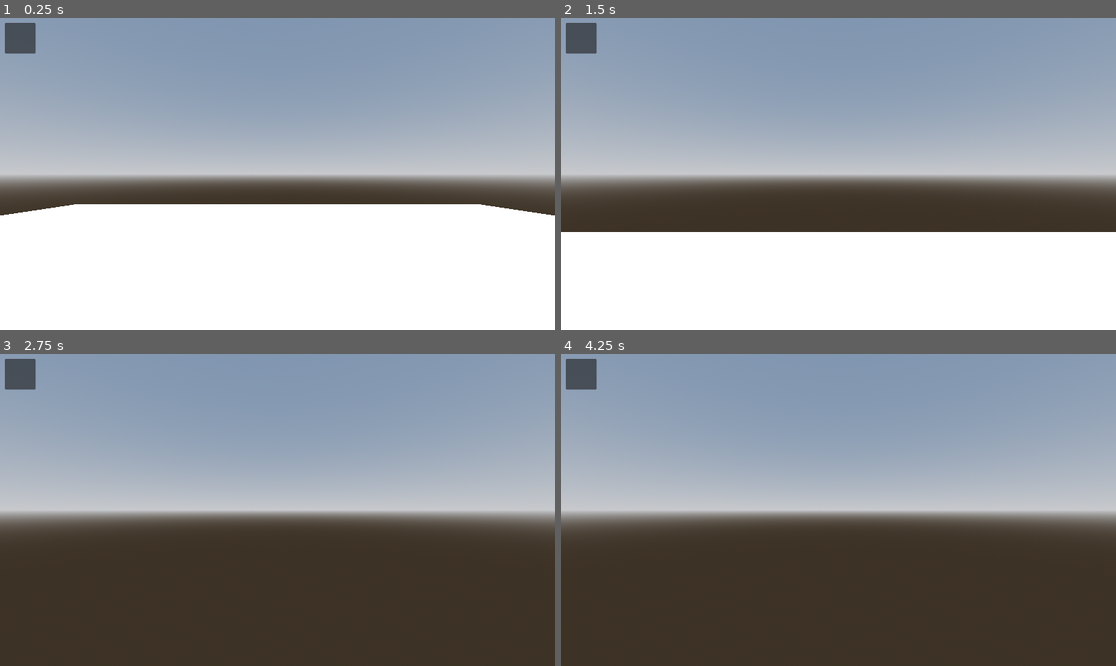
Above: before the commit, frames 1-4 (two rows, left to right).
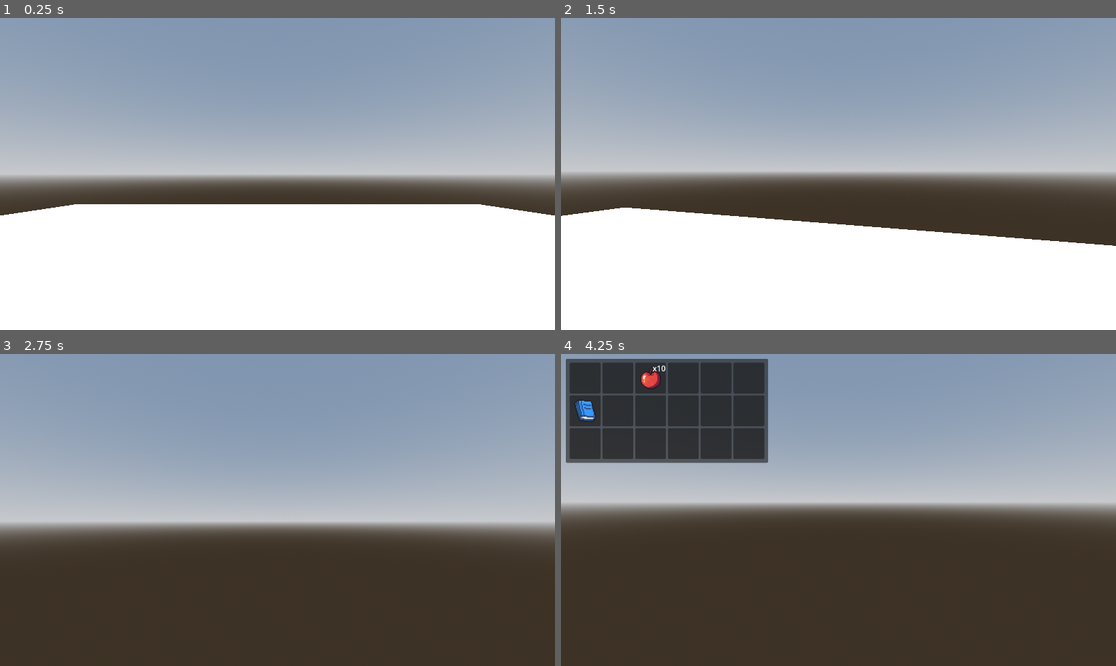
Above: after the commit, the same moments.

Repository: CungSao/InventorySystem
Game: Godot game, scene res://main.tscn
The game is run twice, just before and just after one commit, with the same random seed, the same clock (stepped at 60 frames per second) and the same inputs.
Inputs (mouse positions are in pixels of both pictures, inside the frame that each line leads up to):
- Up to frame 1 (0.25 s): no input
- Up to frame 2 (1.5 s): tap Enter (ui_accept) at 0.5, 0.77 s; move the mouse to (866, 174) at 0.52 s; hold Up (ui_up) from 0.53 s (still down); click (866, 174) at 0.67 s; move the mouse to (810, 174) at 1.27 s; click (810, 174) at 1.42 s
- Up to frame 3 (2.75 s): keep holding Up (ui_up); tap Enter (ui_accept) at 1.52 s; move the mouse to (288, 503) at 2.02 s; click (288, 503) at 2.17 s
- Up to frame 4 (4.25 s): keep holding Up (ui_up); tap Enter (ui_accept) at 2.75, 3.02, 3.5, 3.77 s; move the mouse to (832, 516) at 2.77 s; click (832, 516) at 2.92 s; move the mouse to (877, 513) at 3.52 s; click (877, 513) at 3.67 s; tap Tab (inventory, bound only after the commit) at 4.15 s

The runs differ from the first frame. In frame 1, 0.5% of the frame differs, in the area x 0-7%, y 1-12%; in frame 2, 6.9%; in frame 3, 8.0%; in frame 4, 18%, in the area x 0-100%, y 1-56%.
Error before the commit: Invalid call. Nonexistent function 'set_player_invetory_data' in base 'Control'. (res://main.gd:7)

Commit message:
Slot Clicked Signal

Diff:
--- a/Player.gd
+++ b/Player.gd
@@ -1,4 +1,6 @@
 extends CharacterBody3D
+
+signal toggle_inventory()
 
 @export var inventory_data:InventoryData
 
@@ -23,6 +25,8 @@
 	if Input.is_action_just_pressed("ui_cancel"):
 		get_tree().quit()
 
+	if Input.is_action_just_pressed("inventory"):
+		toggle_inventory.emit()
 
 func _physics_process(delta: float) -> void:
 	# Add the gravity.
--- /dev/null
+++ b/inventory/InventoryInterface.gd
@@ -0,0 +1,6 @@
+extends Control
+
+@onready var player_inventory = $PlayerInventory
+
+func set_player_invetory_data(inventory_data:InventoryData):
+	player_inventory.set_inventory_data(inventory_data)
--- a/inventory/inventory.gd
+++ b/inventory/inventory.gd
@@ -8,14 +8,19 @@
 	#const TEST_INV = preload("res://test_inv.tres")
 	#populate_item_grid(TEST_INV.slot_datas)
 
-func populate_item_grid(slot_datas:Array[SlotData]):
-	if item_grid.get_children() != []:
-		for child in item_grid.get_children():
-			child.queue_free()
+func set_inventory_data(inventory_data:InventoryData):
+	populate_item_grid(inventory_data)
 
-	for slot_data in slot_datas:
+func populate_item_grid(inventory_data:InventoryData):
+	for child in item_grid.get_children():
+		print("a")
+		child.queue_free()
+
+	for slot_data in inventory_data.slot_datas:
 		var slot = SLOT.instantiate()
 		item_grid.add_child(slot)
 
+		slot.slot_clicked.connect(inventory_data.on_slot_clicked)
+
 		if slot_data:
 			slot.set_slot_data(slot_data)
--- a/inventory/inventory_data.gd
+++ b/inventory/inventory_data.gd
@@ -1,3 +1,6 @@
 class_name InventoryData extends Resource
 
 @export var slot_datas:Array[SlotData]
+
+func on_slot_clicked(index:int, button:int):
+	print("inv")
--- a/inventory/slot.gd
+++ b/inventory/slot.gd
@@ -1,7 +1,10 @@
 extends PanelContainer
+
+signal slot_clicked(index:int, button:int)
 
 @onready var texture_rect = $MarginContainer/TextureRect
 @onready var quantity = $Quantity
+
 
 func set_slot_data(slot_data:SlotData):
 	var item_data = slot_data.item_data
@@ -11,3 +14,10 @@
 	if slot_data.quantity > 1:
 		quantity.text = "x%s" % slot_data.quantity
 		quantity.show()
+
+
+func _on_gui_input(event:InputEvent):
+	if (event is InputEventMouseButton
+	and (event.button_index == MOUSE_BUTTON_RIGHT or event.button_index == MOUSE_BUTTON_LEFT)
+	and event.pressed ):
+		slot_clicked.emit(get_index(), event.button_index)
--- a/inventory/slot.tscn
+++ b/inventory/slot.tscn
@@ -26,3 +26,5 @@
 size_flags_horizontal = 8
 size_flags_vertical = 0
 text = "x99"
+
+[connection signal="gui_input" from="." to="." method="_on_gui_input"]
--- a/main.gd
+++ b/main.gd
@@ -4,4 +4,14 @@
 @onready var inventory_interface = $UI/InventoryInterface
 
 func _ready():
+	player.toggle_inventory.connect(toggle_inventory_interface)
 	inventory_interface.set_player_invetory_data(player.inventory_data)
+
+
+func toggle_inventory_interface():
+	inventory_interface.visible = not inventory_interface.visible
+
+	if inventory_interface.visible:
+		Input.mouse_mode = Input.MOUSE_MODE_VISIBLE
+	else:
+		Input.mouse_mode = Input.MOUSE_MODE_CAPTURED
--- a/main.tscn
+++ b/main.tscn
@@ -1,9 +1,10 @@
-[gd_scene load_steps=10 format=3 uid="uid://c4pngr7ad0hjv"]
+[gd_scene load_steps=11 format=3 uid="uid://c4pngr7ad0hjv"]
 
 [ext_resource type="PackedScene" uid="uid://dbmp84630wnf2" path="res://Player.tscn" id="1_hc41y"]
 [ext_resource type="Script" path="res://main.gd" id="1_nj572"]
 [ext_resource type="PackedScene" uid="uid://g88toh8cecoo" path="res://inventory/inventory.tscn" id="2_4lcy2"]
 [ext_resource type="Resource" uid="uid://bsinxtn8wyb8k" path="res://test_inv.tres" id="2_wdbwu"]
+[ext_resource type="Script" path="res://inventory/InventoryInterface.gd" id="4_0uaar"]
 
 [sub_resource type="ProceduralSkyMaterial" id="ProceduralSkyMaterial_lef01"]
 sky_horizon_color = Color(0.64625, 0.65575, 0.67075, 1)
@@ -47,12 +48,14 @@
 [node name="UI" type="CanvasLayer" parent="."]
 
 [node name="InventoryInterface" type="Control" parent="UI"]
+visible = false
 layout_mode = 3
 anchors_preset = 15
 anchor_right = 1.0
 anchor_bottom = 1.0
 grow_horizontal = 2
 grow_vertical = 2
+script = ExtResource("4_0uaar")
 
 [node name="PlayerInventory" parent="UI/InventoryInterface" instance=ExtResource("2_4lcy2")]
 layout_mode = 0
--- a/project.godot
+++ b/project.godot
@@ -15,6 +15,46 @@
 config/features=PackedStringArray("4.2", "GL Compatibility")
 config/icon="res://icon.svg"
 
+[input]
+
+ui_left={
+"deadzone": 0.5,
+"events": [Object(InputEventKey,"resource_local_to_scene":false,"resource_name":"","device":0,"window_id":0,"alt_pressed":false,"shift_pressed":false,"ctrl_pressed":false,"meta_pressed":false,"pressed":false,"keycode":4194319,"physical_keycode":0,"key_label":0,"unicode":0,"echo":false,"script":null)
+, Object(InputEventJoypadButton,"resource_local_to_scene":false,"resource_name":"","device":0,"button_index":13,"pressure":0.0,"pressed":false,"script":null)
+, Object(InputEventJoypadMotion,"resource_local_to_scene":false,"resource_name":"","device":0,"axis":0,"axis_value":-1.0,"script":null)
+, Object(InputEventKey,"resource_local_to_scene":false,"resource_name":"","device":-1,"window_id":0,"alt_pressed":false,"shift_pressed":false,"ctrl_pressed":false,"meta_pressed":false,"pressed":false,"keycode":0,"physical_keycode":65,"key_label":0,"unicode":97,"echo":false,"script":null)
+]
+}
+ui_right={
+"deadzone": 0.5,
+"events": [Object(InputEventKey,"resource_local_to_scene":false,"resource_name":"","device":0,"window_id":0,"alt_pressed":false,"shift_pressed":false,"ctrl_pressed":false,"meta_pressed":false,"pressed":false,"keycode":4194321,"physical_keycode":0,"key_label":0,"unicode":0,"echo":false,"script":null)
+, Object(InputEventJoypadButton,"resource_local_to_scene":false,"resource_name":"","device":0,"button_index":14,"pressure":0.0,"pressed":false,"script":null)
+, Object(InputEventJoypadMotion,"resource_local_to_scene":false,"resource_name":"","device":0,"axis":0,"axis_value":1.0,"script":null)
+, Object(InputEventKey,"resource_local_to_scene":false,"resource_name":"","device":-1,"window_id":0,"alt_pressed":false,"shift_pressed":false,"ctrl_pressed":false,"meta_pressed":false,"pressed":false,"keycode":0,"physical_keycode":68,"key_label":0,"unicode":100,"echo":false,"script":null)
+]
+}
+ui_up={
+"deadzone": 0.5,
+"events": [Object(InputEventKey,"resource_local_to_scene":false,"resource_name":"","device":0,"window_id":0,"alt_pressed":false,"shift_pressed":false,"ctrl_pressed":false,"meta_pressed":false,"pressed":false,"keycode":4194320,"physical_keycode":0,"key_label":0,"unicode":0,"echo":false,"script":null)
+, Object(InputEventJoypadButton,"resource_local_to_scene":false,"resource_name":"","device":0,"button_index":11,"pressure":0.0,"pressed":false,"script":null)
+, Object(InputEventJoypadMotion,"resource_local_to_scene":false,"resource_name":"","device":0,"axis":1,"axis_value":-1.0,"script":null)
+, Object(InputEventKey,"resource_local_to_scene":false,"resource_name":"","device":-1,"window_id":0,"alt_pressed":false,"shift_pressed":false,"ctrl_pressed":false,"meta_pressed":false,"pressed":false,"keycode":0,"physical_keycode":87,"key_label":0,"unicode":119,"echo":false,"script":null)
+]
+}
+ui_down={
+"deadzone": 0.5,
+"events": [Object(InputEventKey,"resource_local_to_scene":false,"resource_name":"","device":0,"window_id":0,"alt_pressed":false,"shift_pressed":false,"ctrl_pressed":false,"meta_pressed":false,"pressed":false,"keycode":4194322,"physical_keycode":0,"key_label":0,"unicode":0,"echo":false,"script":null)
+, Object(InputEventJoypadButton,"resource_local_to_scene":false,"resource_name":"","device":0,"button_index":12,"pressure":0.0,"pressed":false,"script":null)
+, Object(InputEventJoypadMotion,"resource_local_to_scene":false,"resource_name":"","device":0,"axis":1,"axis_value":1.0,"script":null)
+, Object(InputEventKey,"resource_local_to_scene":false,"resource_name":"","device":-1,"window_id":0,"alt_pressed":false,"shift_pressed":false,"ctrl_pressed":false,"meta_pressed":false,"pressed":false,"keycode":0,"physical_keycode":83,"key_label":0,"unicode":115,"echo":false,"script":null)
+]
+}
+inventory={
+"deadzone": 0.5,
+"events": [Object(InputEventKey,"resource_local_to_scene":false,"resource_name":"","device":-1,"window_id":0,"alt_pressed":false,"shift_pressed":false,"ctrl_pressed":false,"meta_pressed":false,"pressed":false,"keycode":0,"physical_keycode":4194306,"key_label":0,"unicode":0,"echo":false,"script":null)
+]
+}
+
 [rendering]
 
 renderer/rendering_method="gl_compatibility"
--- a/test_inv.tres
+++ b/test_inv.tres
@@ -17,4 +17,4 @@
 
 [resource]
 script = ExtResource("1_naj8e")
-slot_datas = Array[ExtResource("3_8t5mo")]([null, null, SubResource("Resource_h86nx"), null, null, null, SubResource("Resource_51x53"), null, null, null])
+slot_datas = Array[ExtResource("3_8t5mo")]([null, null, SubResource("Resource_h86nx"), null, null, null, SubResource("Resource_51x53"), null, null, null, null, null, null, null, null, null, null, null])
